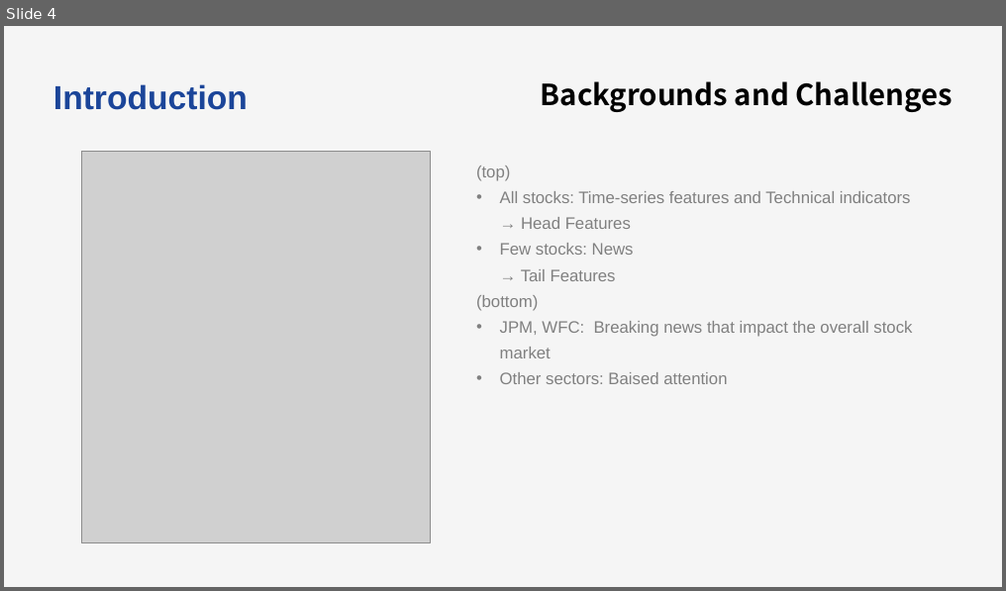
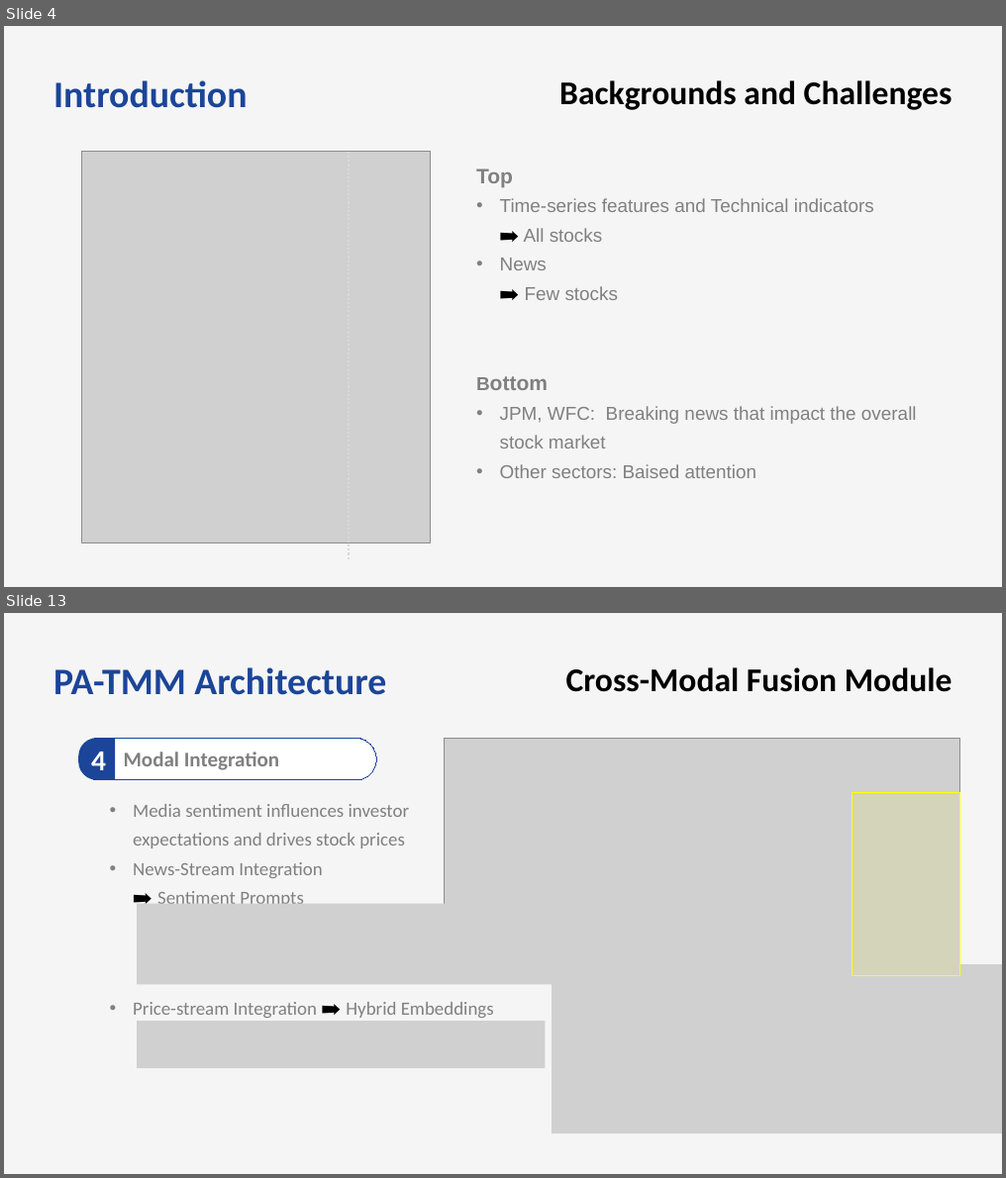
Before and after one commit to bts1991/study, a slide deck: 논문 Review/Others/paper_review.pptx. Shown one above the other, each under a label of ours: slide 4 before the commit, slides 4 and 13 after it; the slides between them are not shown. The pictures are 1006x591 and 1006x1178 pixels, drawn with LibreOffice and Linux fonts; fonts in the diff are those of the drawing; grey boxes stand for pictures. Boxes give left, top, right and bottom in pixels: in the first picture for what was removed or moved away, otherwise in the second. Text is boxed around its words. In the diff, an @@ line names an element or a change of style, - is before the commit and + after.

```diff
--- a/논문 Review/Others/paper_review.pptx
+++ b/논문 Review/Others/paper_review.pptx
@@ slide 13 added at bbox=[4, 613, 1002, 1174], background #F5F5F5 @@
@@ text added at bbox=[54, 667, 386, 695], 36 pt, text #1B4599, bold @@
+PA-TMM Architecture
@@ text added at bbox=[566, 667, 952, 692], 32 pt, text #000000, bold @@
+Cross-Modal Fusion Module
@@ round same rect added at bbox=[78, 739, 115, 780], fill #1B4599, 28 pt, text #FFFFFF, bold @@
+4
@@ rounded rectangle added at bbox=[79, 738, 377, 780], fill #FFFFFF, outline #1B4599 0.75 pt, 20 pt, text #808080, bold @@
+Modal Integration
@@ picture added at bbox=[445, 739, 960, 976] @@
@@ text added at bbox=[133, 804, 410, 904], 18 pt, text #808080 @@
+  • Media sentiment influences investor expectations and drives stock prices
+  • News-Stream Integration
+    ➡️ Sentiment Prompts
@@ rectangle added at bbox=[852, 792, 960, 975], fill #FFFF00 at 10% opacity, outline #FFFF00 0.75 pt @@
@@ picture added at bbox=[137, 903, 640, 984] @@
@@ picture added at bbox=[551, 964, 1002, 1134] @@
@@ text added at bbox=[133, 1002, 494, 1018], 18 pt, text #808080 @@
+  • Price-stream Integration ➡️ Hybrid Embeddings
@@ picture added at bbox=[137, 1021, 545, 1069] @@
@@ slide 4 changed as well @@
@@ text "Introduction" at bbox=[54, 80, 247, 108]: size 32 to 36 pt, font Arial to Calibri @@
@@ text "Backgrounds and Challenges": place and size @@
-text "Backgrounds and Challenges" at bbox=[541, 81, 952, 112]
+text "Backgrounds and Challenges" at bbox=[559, 80, 952, 110]
@@ text "Backgrounds and Challenges" at bbox=[559, 80, 952, 110]: size 28 to 32 pt, font Noto Sans CJK KR to Calibri @@
@@ line added from (349, 152) to (349, 562), #D9D9D9 2 pt dashed @@
@@ text at bbox=[476, 169, 874, 300]: text changed; size 16 to 18 pt @@
-  (top)
-  • All stocks: Time-series features and Technical indicators
-    → Head Features
-  • Few stocks: News
-    → Tail Features
-  (bottom)
+  Top
+  • Time-series features and Technical indicators
+    ➡️ All stocks
+  • News
+    ➡️ Few stocks
+  Bottom
@@ text at bbox=[500, 406, 917, 478]: size 16 to 18 pt in "JPM, WFC: Breaking news that impact the ...", "Other sectors: Baised attention" @@
```
Also in this commit, not shown: 3 other slides changed, 9 other slides added, 1 slide removed, 1 other file.
